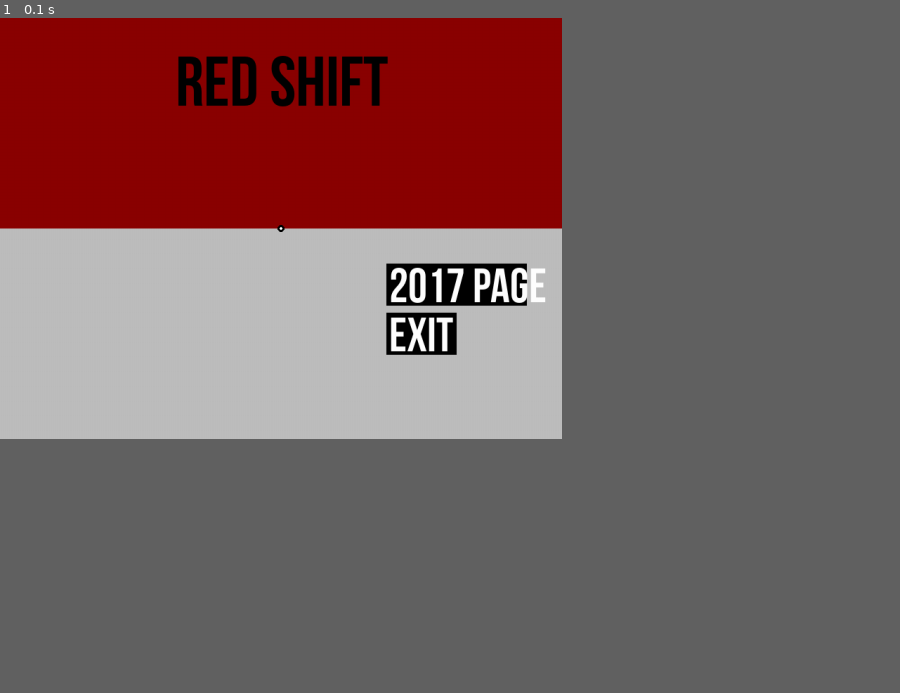
Above: before the commit, frame 1.
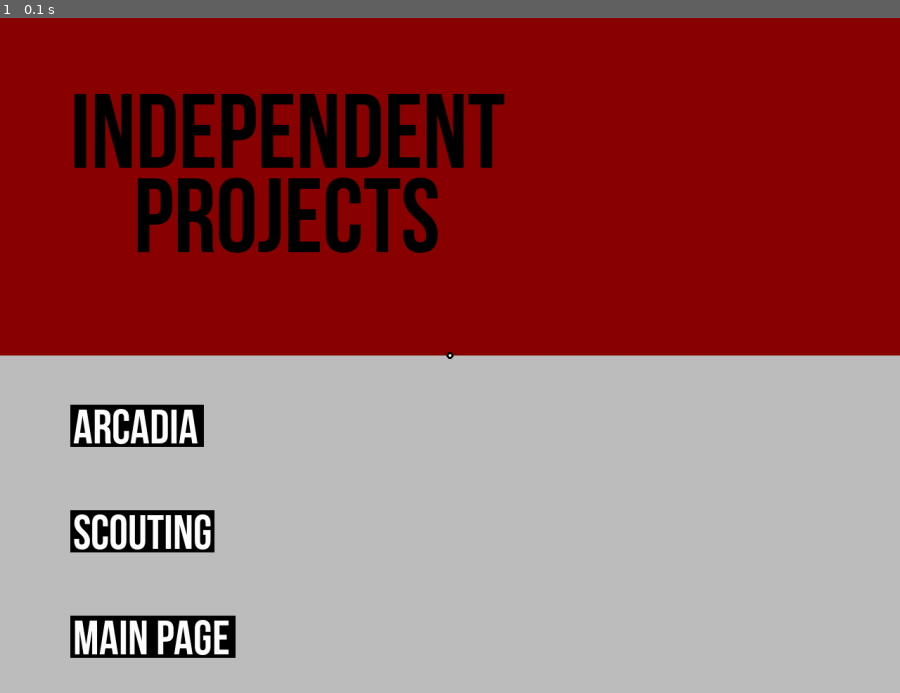
Above: after the commit, the same moment.

Repository: savagewil/Arcadia
Game: pygame game, started from ArcadiaCleint.py
The game is run twice, just before and just after one commit, with the same random seed, the same clock (stepped at 60 frames per second) and the same inputs.
Inputs:
- Up to frame 1 (0.1 s): no input
In our replay, the window is 562x421 before the commit and 900x675 after it. These sizes can differ from the game's own. Grey fills any space a smaller window leaves; there, only what the larger window draws over its background counts as a difference.

The runs differ from the first frame. In frame 1, 39% of the frame differs, in the area x 0-100%, y 0-95%.

Commit message:
Modified

Diff:
--- a/ArcadiaCleint.py
+++ b/ArcadiaCleint.py
@@ -10,14 +10,14 @@
 pygame.key.set_repeat(30, 1)
 mouse = Mouse.Mouse(Constants.SCREENSIZE[0]/2, Constants.SCREENSIZE[1]/2)
 
-Currentpage = Pages.MainPage.MainPage()
+Currentpage = Pages.IndependentProjectsPage.IndependentProjectsPage()
 Currentpage.check(mouse)
 Currentpage.display(Screen)
 
 Done = False
 x = 0
 count = 0
-exitCode = [pygame.K_w, pygame.K_i, pygame.K_l, pygame.K_l, pygame.K_x]
+exitCode = [pygame.K_ESCAPE] #[pygame.K_w, pygame.K_i, pygame.K_l, pygame.K_l, pygame.K_x]
 codeIndex = 0
 while not Done:
 
--- a/Components/Button.py
+++ b/Components/Button.py
@@ -46,7 +46,7 @@
         if "font" in kwargs:
             self.font = kwargs["font"]
         else:
-            self.font = "font\\BebasNeue Bold.otf"
+            self.font = "font/BebasNeue Bold.otf"
 
         if "textLoc" in kwargs:
             self.textLoc = kwargs["textPosition"]
--- a/Constants.py
+++ b/Constants.py
@@ -1,3 +1,3 @@
 
 Width = 800
-SCREENSIZE = [Width, int((float(Width ) /4.0 ) *3.0)]
+SCREENSIZE = [1280, 960]
--- a/Pages/Current2017Page.py
+++ b/Pages/Current2017Page.py
@@ -1,5 +1,5 @@
 import pygame
-import ExamplePage
+import IndependentProjectsPage
 import Components
 from Pages import Page
 
@@ -9,9 +9,31 @@
         Page.Page.__init__(self)
         self.backgroundColor = pygame.Color("dark red")
         self.components = [
-            Components.Container.Container(300, 0, 800, 300, [
+            Components.Label.Label([200, 100], 150, "2017", ["red", "black"]),
+            Components.Label.Label([100, 220], 150, "RED SHIFT", ["red", "black"]),
+            Components.PictureHolder.PictureHolder([700, 100], "Images/TeamCircle.jpg", scale=.12),
+            Components.Container.Container(480, 0, 1280, 480, [
+                Components.Button.Button([100, 550], 390, 60, "Robot Mechanics", ["black", "white"],
+                                         textHeight=68,
+                                         function=''),
 
-            ], "grey"),
-            Components.PictureHolder.PictureHolder([50, 50], "Images/TeamCircle.jpg", scale=.1)
+                Components.Button.Button([1280-(385 + 100), 550], 385, 60, "Software Design", ["black", "white"], textHeight=68,
+                                         function=''),
+
+                Components.Button.Button([100, 850], 500, 60, "Independent Projects", ["black", "white"],
+                                         textHeight=68,
+                                         function=IndependentProjectsPage.IndependentProjectsPage),
+
+                Components.Button.Button([100, 700], 185, 60, "Classes", ["black", "white"], textHeight=68,
+                                         function=''),
+
+                Components.Button.Button([1280-(375 + 100), 850], 375, 60, "Bay State Brawl", ["black", "white"],
+                                         textHeight=68,
+                                         function=''),
+
+                Components.Button.Button([1280 - (235 + 100), 700], 235, 60, "Main Page", ["black", "white"],
+                                         textHeight=68,
+                                         function=''),
+            ], "grey")
         ]
-        self.mouseSpeed = 2
+        self.mouseSpeed = 4
--- /dev/null
+++ b/Pages/IndependentProjectsPage.py
@@ -0,0 +1,28 @@
+import pygame
+import Components
+import MainPage
+from Pages import Page
+
+
+class IndependentProjectsPage(Page.Page):
+    def __init__(self):
+        Page.Page.__init__(self)
+        self.backgroundColor = pygame.Color("dark red")
+        self.components = [
+            Components.Label.Label([100, 100], 150, "Independent", ["red", "black"]),
+            Components.Label.Label([190, 220], 150, "Projects", ["red", "black"]),
+            #Components.PictureHolder.PictureHolder([700, 100], "Images/TeamCircle.jpg", scale=.12),
+            Components.Container.Container(480, 0, 1280, 480, [
+                Components.Button.Button([100, 550], 190, 60, "Arcadia", ["black", "white"],
+                                         textHeight=68,
+                                         function=''),
+
+                Components.Button.Button([100, 700], 205, 60, "Scouting", ["black", "white"], textHeight=68,
+                                         function=''),
+
+                Components.Button.Button([100, 850], 235, 60, "Main Page", ["black", "white"],
+                                         textHeight=68,
+                                         function=MainPage.MainPage()),
+            ], "grey")
+        ]
+        self.mouseSpeed = 4
--- a/Pages/MainPage.py
+++ b/Pages/MainPage.py
@@ -10,12 +10,13 @@
         Page.Page.__init__(self)
         self.backgroundColor = pygame.Color("dark red")
         self.components = [
-            Components.Label.Label([250, 50], 100, "RED SHIFT", ["red", "black"]),
-            Components.Container.Container(300, 0, 800, 300, [
-                Components.Button.Button([750-200, 350], 200, 60, "2017 Page", ["black", "white"], textHeight=68,
+            Components.Label.Label([350, 120], 200, "RED SHIFT", ["red", "black"]),
+            Components.Container.Container(480, 0, 1280, 480, [
+                Components.Button.Button([1280-(180 + 200), 670], 180, 100, "2017", ["black", "white"], textHeight=108,
                                          function=Current2017Page.Current2017Page),
-                Components.Button.Button([750 - 200, 420], 100, 60, "Exit", ["black", "white"], textHeight=68,
-                                         function="x")
+                Components.Button.Button([200, 670], 285, 100, "History", ["black", "white"], textHeight=108,
+                                         function=Current2017Page.Current2017Page),
+
             ], "grey")
         ]
         self.mouseSpeed = 2
--- a/Pages/__init__.py
+++ b/Pages/__init__.py
@@ -1,2 +1,4 @@
 import ExamplePage
 import MainPage
+import Current2017Page
+import IndependentProjectsPage
